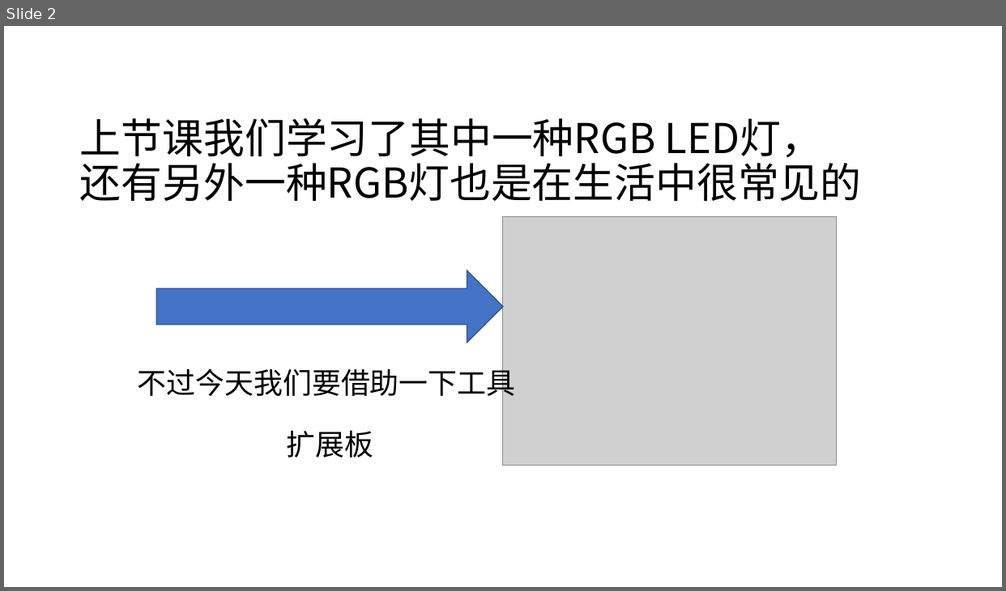
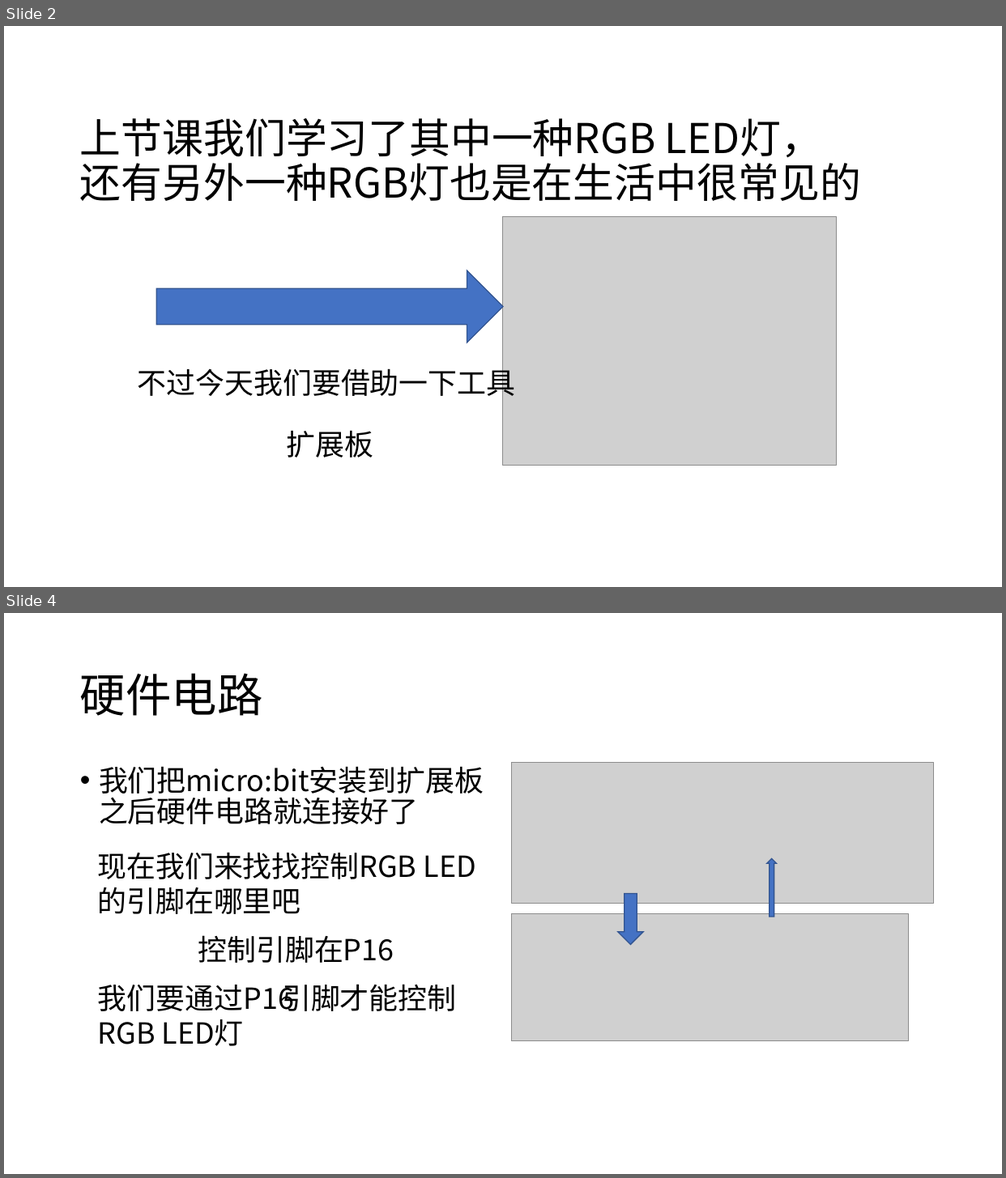
Before and after one commit to chenjiegd/microbit_Repository, a slide deck: micro_bit/microbit课件/4.点亮RGB灯.pptx. Shown one above the other, each under a label of ours: slide 2 before the commit, slides 2 and 4 after it; the slides between them are not shown. The pictures are 1006x591 and 1006x1178 pixels, drawn with LibreOffice and Linux fonts; fonts in the diff are those of the drawing; grey boxes stand for pictures. Boxes give left, top, right and bottom in pixels: in the first picture for what was removed or moved away, otherwise in the second. Text is boxed around its words. In the diff, an @@ line names an element or a change of style, - is before the commit and + after.

```diff
--- a/micro_bit/microbit课件/4.点亮RGB灯.pptx
+++ b/micro_bit/microbit课件/4.点亮RGB灯.pptx
@@ slide 4 added at [4,613,1002,1174], background #FFFFFF @@
@@ title added at [80,673,263,716], 44 pt, text #000000 @@
+硬件电路
@@ text added at [99,766,484,798], 28 pt, text #000000 @@
+• 我们把micro:bit安装到扩展板之后硬件电路就连接好了
@@ picture added at [512,763,934,904] @@
@@ text added at [98,852,417,879], 28 pt, text #000000 @@
+现在我们来找找控制RGB LED的引脚在哪里吧
@@ up arrow added at [767,858,777,917], fill #4472C4, outline #325491 1 pt @@
@@ down arrow added at [618,894,643,944], fill #4472C4, outline #325491 1 pt @@
@@ picture added at [512,914,909,1041] @@
@@ text added at [198,935,394,963], 28 pt, text #000000 @@
+控制引脚在P16
@@ text added at [98,984,456,1046], 28 pt, text #000000 @@
+我们要通过 引脚才能控制RGB LED灯
@@ text added at [244,986,295,1012], 28 pt, text #000000 @@
+P16
```
Also in this commit, not shown: 17 other slides added, 1 slide removed.
